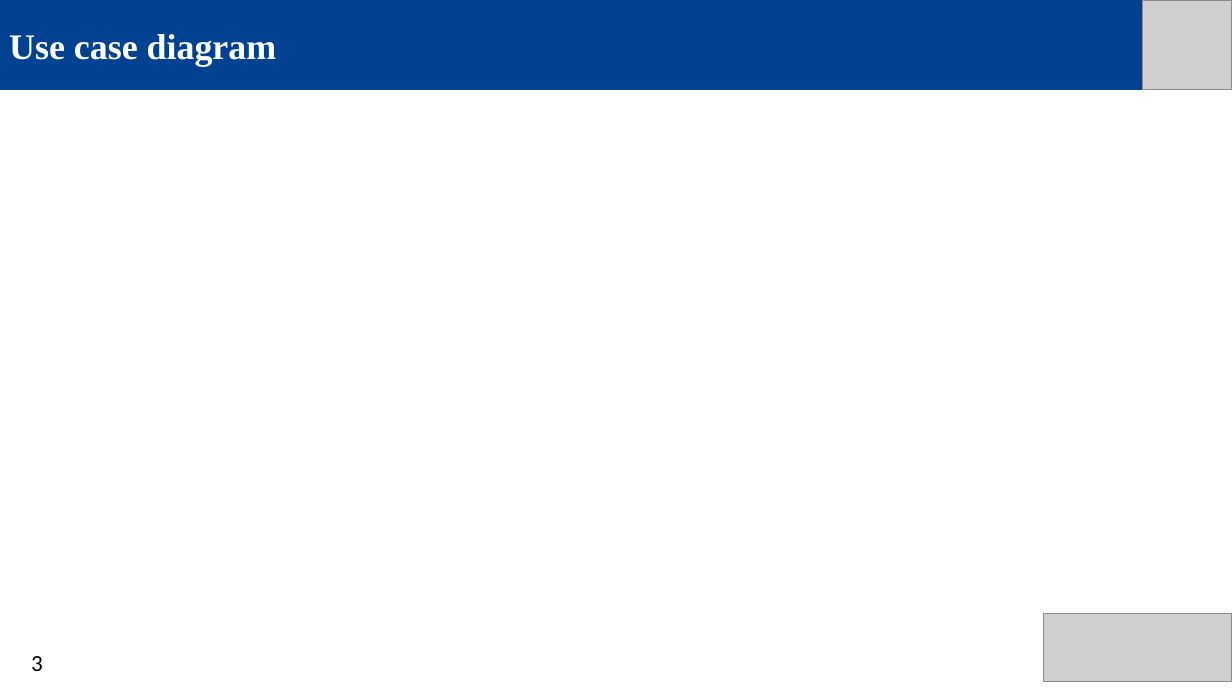
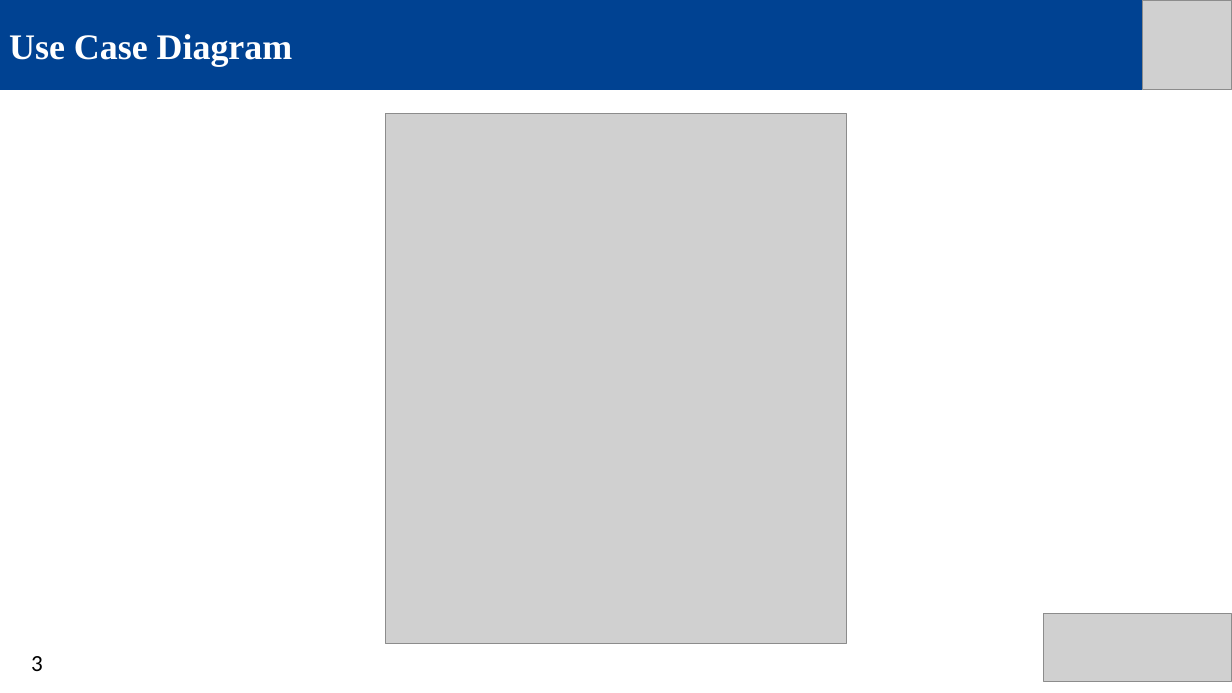
Before and after one commit to IntegrationI40StandardsSemLab/Integration-I4.0, a slide deck: slide 12 of Presentations/Final presentation/Final presentation.pptx (slide 9 before the commit). Drawn at 1232x693 pixels with LibreOffice and Linux fonts; fonts in the diff are those of the drawing; grey boxes stand for pictures. Boxes give left, top, right and bottom in pixels: in the first picture for what was removed or moved away, otherwise in the second. Text is boxed around its words. In the diff, an @@ line names an element or a change of style, - is before the commit and + after.

```diff
--- a/Presentations/Final presentation/Final presentation.pptx
+++ b/Presentations/Final presentation/Final presentation.pptx
@@ text in rectangle at (9, 34, 293, 66): text changed @@
-Use case diagram
+Use Case Diagram
@@ picture added at (385, 113, 847, 643) @@
```
Also in this commit, not shown: 2 other slides changed, 9 slides added, 6 slides removed, 1 other file.
